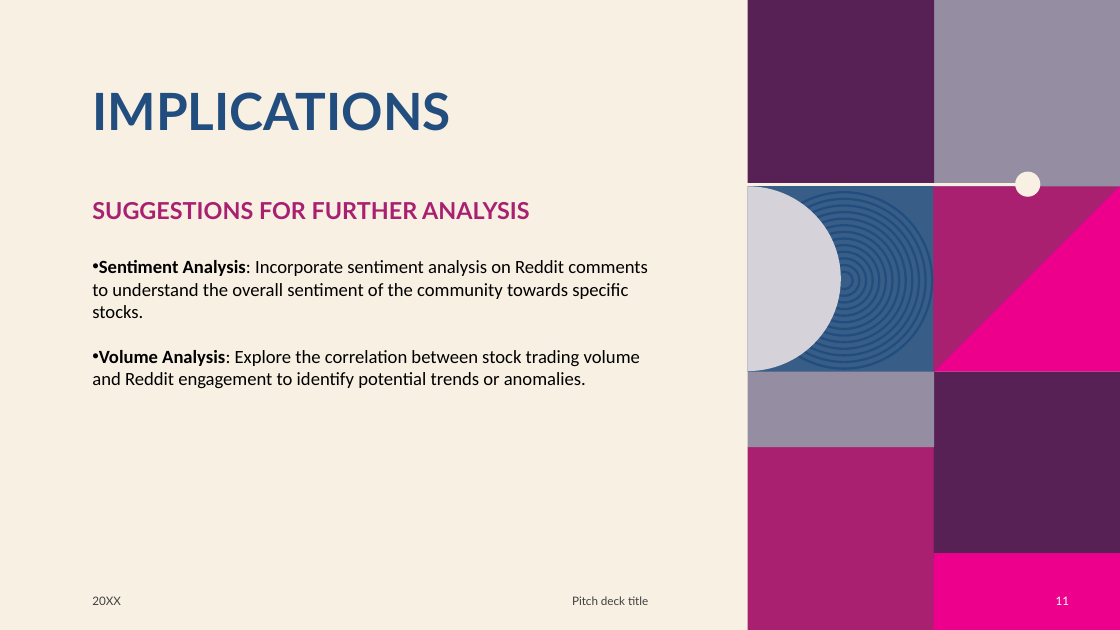
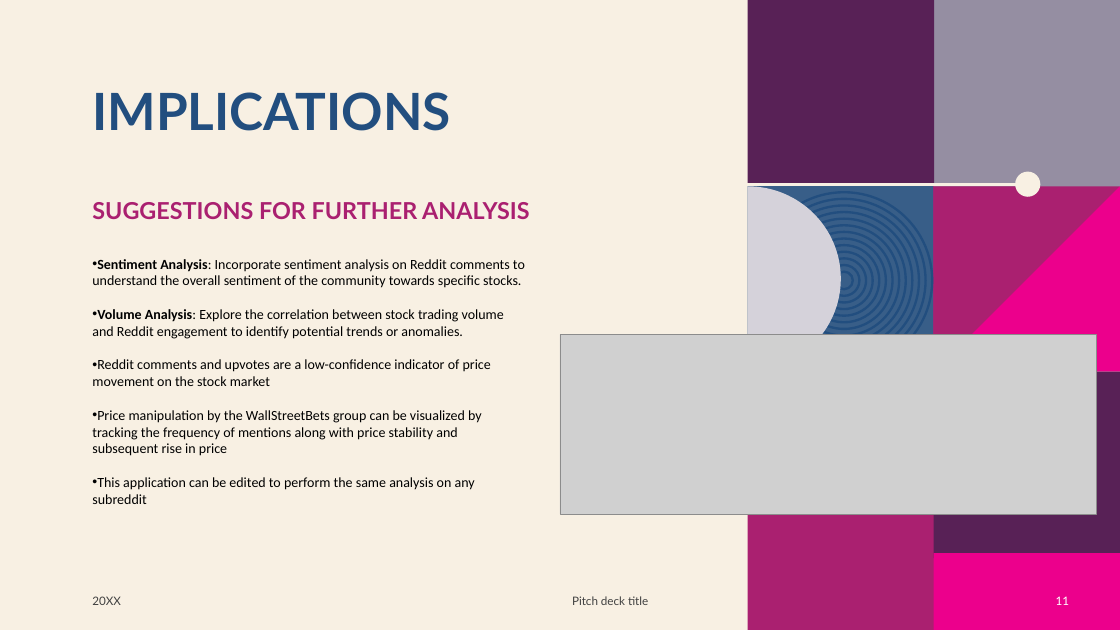
Before and after one commit to AprilHolmes7825/Project_1, a slide deck: slide 11 of Reddit Yahoo Finance Presentation.pptx. Drawn at 1120x630 pixels with LibreOffice and Linux fonts; fonts in the diff are those of the drawing; grey boxes stand for pictures; background and template pictures are left out. Boxes give left, top, right and bottom in pixels: in the first picture for what was removed or moved away, otherwise in the second. Text is boxed around its words. In the diff, an @@ line names an element or a change of style, - is before the commit and + after.

Commit message:
update presentation

```diff
--- a/Reddit Yahoo Finance Presentation.pptx
+++ b/Reddit Yahoo Finance Presentation.pptx
@@ text at (x1=92, y1=259, x2=525, y2=339): size 16 to 12 pt in "Sentiment Analysis: Incorporate sentiment analysis on Reddit ...", "Volume Analysis: Explore the correlation between stock ..." @@
@@ text at (x1=92, y1=359, x2=491, y2=504): paragraphs added @@
+• Reddit comments and upvotes are a low-confidence indicator of price movement on the stock market
+• Price manipulation by the WallStreetBets group can be visualized by tracking the frequency of mentions along with price stability and subsequent rise in price
+• This application can be edited to perform the same analysis on any subreddit
@@ picture added at (x1=560, y1=334, x2=1096, y2=514) @@
@@ rectangle removed at (x1=748, y1=371, x2=934, y2=447) @@
```
Also in this commit, not shown: 4 other slides changed.
